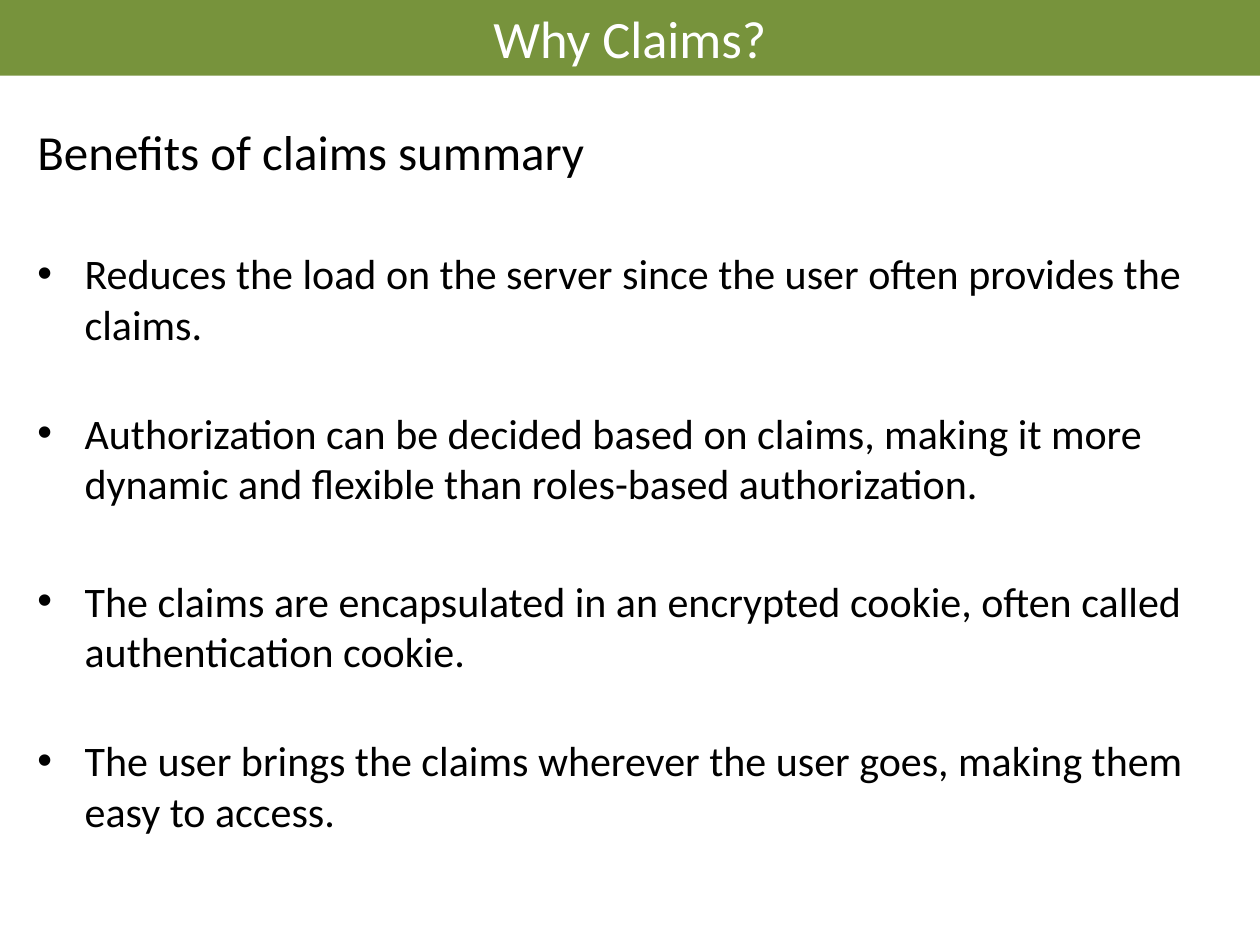
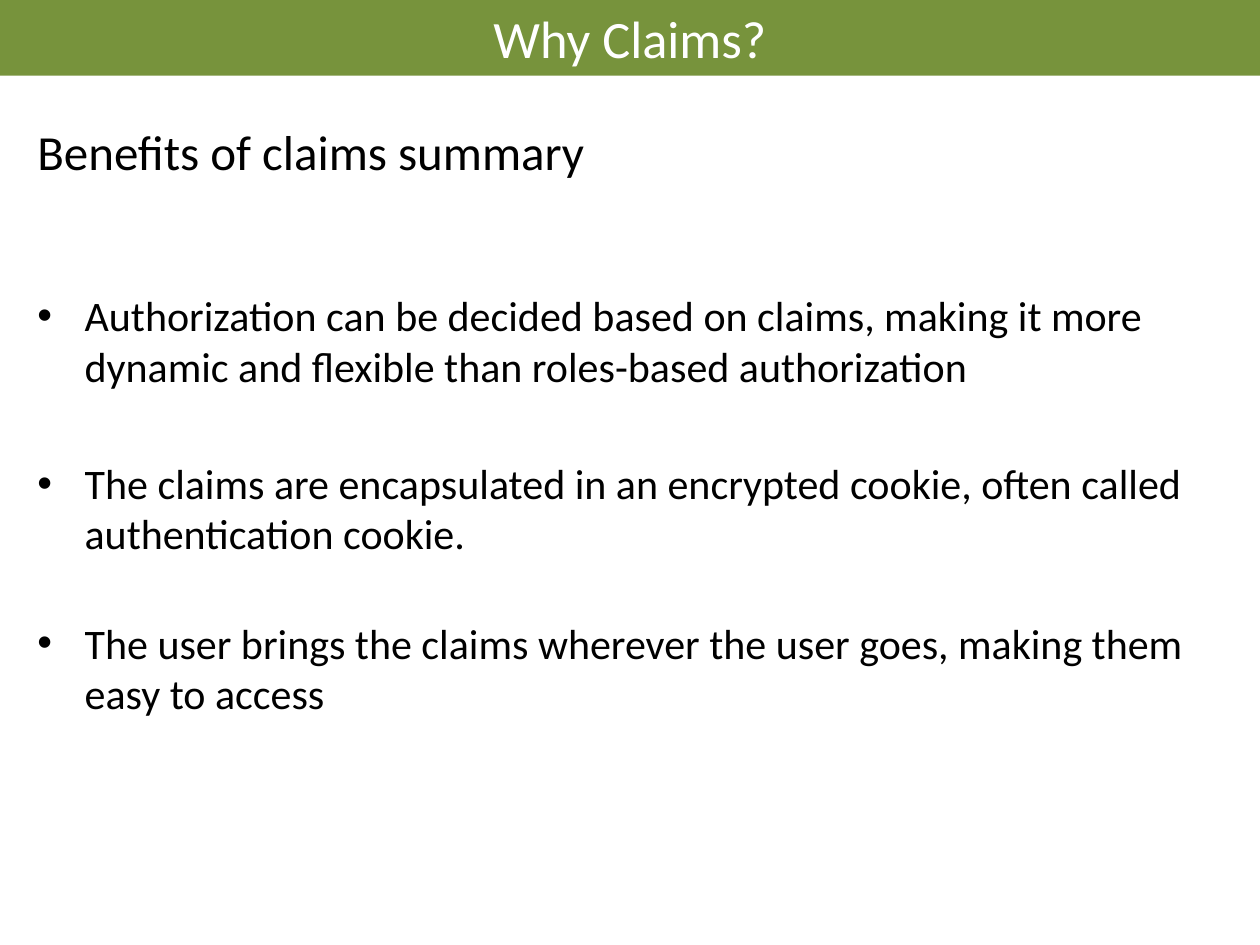
Before and after one commit to AndreasElffors/ProjectIdentity, a slide deck: slide 16 of Documents/Slides/Identity-SecurityFundamentals.pptx. Drawn at 1260x945 pixels with LibreOffice and Linux fonts; fonts in the diff are those of the drawing; background and template pictures are left out. Boxes give left, top, right and bottom in pixels: in the first picture for what was removed or moved away, otherwise in the second. Text is boxed around its words. In the diff, an @@ line names an element or a change of style, - is before the commit and + after.

```diff
--- a/Documents/Slides/Identity-SecurityFundamentals.pptx
+++ b/Documents/Slides/Identity-SecurityFundamentals.pptx
@@ text at box(85, 301, 1142, 389): text changed @@
-• Reduces the load on the server since the user often provides the claims.
-• Authorization can be decided based on claims, making it more dynamic and flexible than roles-based authorization.
+• Authorization can be decided based on claims, making it more dynamic and flexible than roles-based authorization
@@ text at box(85, 629, 1183, 716): text changed @@
-• The user brings the claims wherever the user goes, making them easy to access.
+• The user brings the claims wherever the user goes, making them easy to access
```
Also in this commit, not shown: 11 other slides changed, 5 other files.
